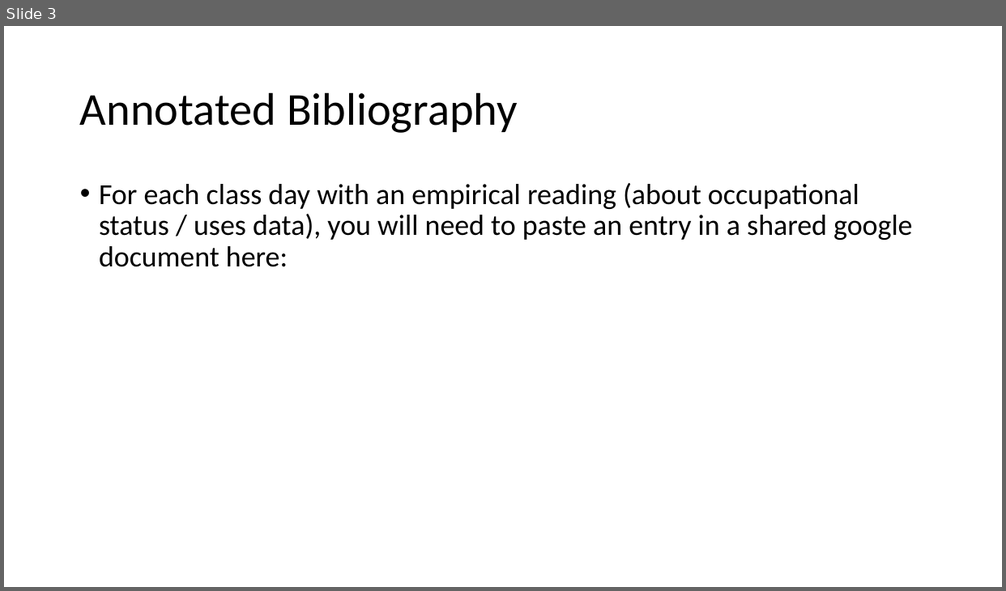
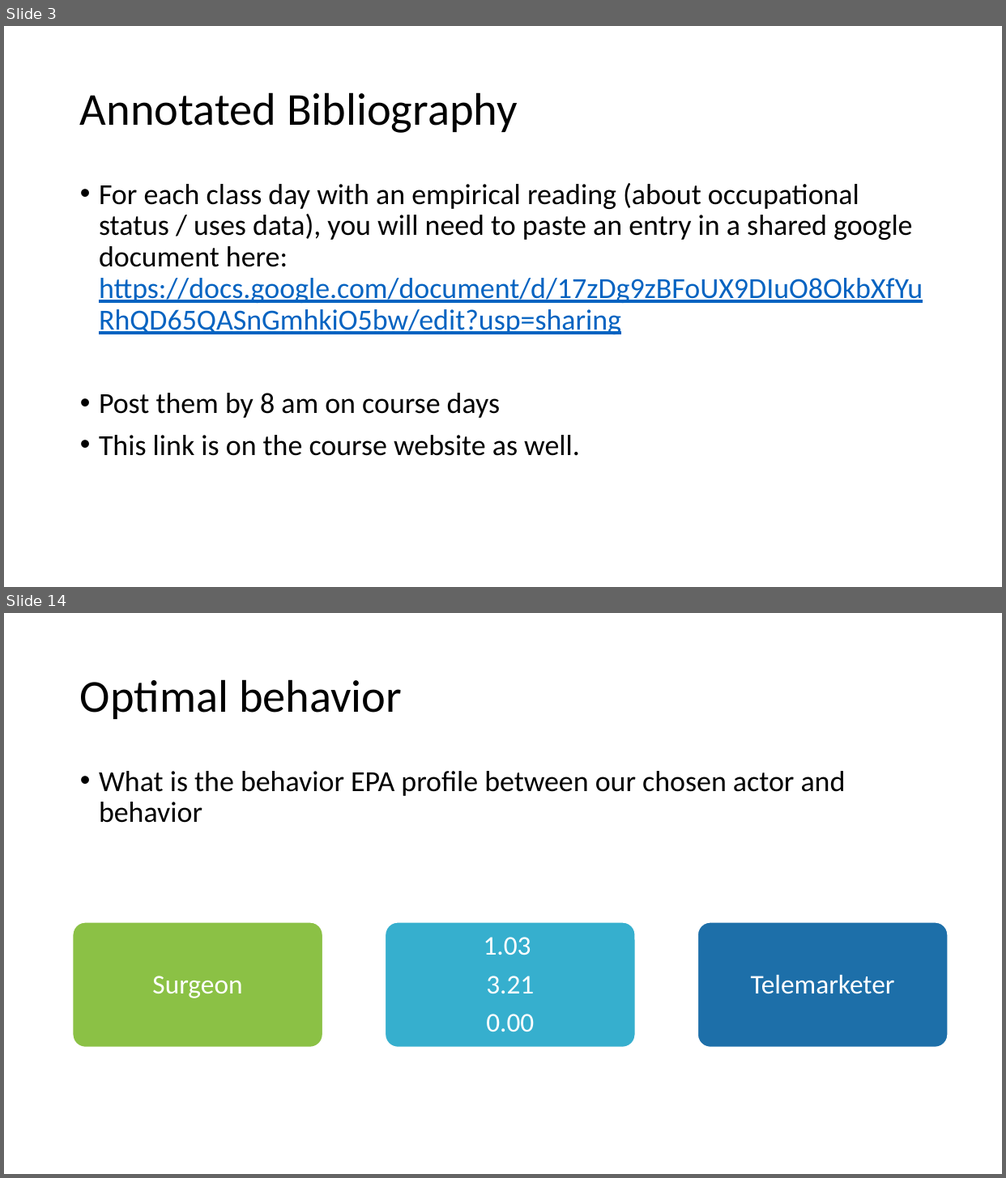
Before and after one commit to ekmaloney/soc490s, a slide deck: slides/feb17.pptx. Shown one above the other, each under a label of ours: slide 3 before the commit, slides 3 and 14 after it; the slides between them are not shown. The pictures are 1006x591 and 1006x1178 pixels, drawn with LibreOffice and Linux fonts; fonts in the diff are those of the drawing. Boxes give left, top, right and bottom in pixels: in the first picture for what was removed or moved away, otherwise in the second. Text is boxed around its words. In the diff, an @@ line names an element or a change of style, - is before the commit and + after.

```diff
--- a/slides/feb17.pptx
+++ b/slides/feb17.pptx
@@ slide 14 added at (x1=4, y1=613, x2=1002, y2=1174), background #FFFFFF @@
@@ title added at (x1=80, y1=679, x2=402, y2=719), 44 pt, text #000000 @@
+Optimal behavior
@@ text added at (x1=99, y1=771, x2=846, y2=823), 28 pt, text #000000 @@
+• What is the behavior EPA profile between our chosen actor and behavior
@@ group added at (x1=73, y1=922, x2=948, y2=1047): 3 rounded rectangles, 3 texts @@
+Surgeon
+1.03
+3.21
+0.00
+Telemarketer
@@ slide 3 changed as well @@
@@ text at (x1=99, y1=183, x2=923, y2=456): text changed @@
-• For each class day with an empirical reading (about occupational status / uses data), you will need to paste an entry in a shared google document here:
+• For each class day with an empirical reading (about occupational status / uses data), you will need to paste an entry in a shared google document here: https://docs.google.com/document/d/17zDg9zBFoUX9DIuO8OkbXfYuRhQD65QASnGmhkiO5bw/edit?usp=sharing
+• Post them by 8 am on course days
+• This link is on the course website as well.
```
Also in this commit, not shown: 2 other slides changed, 22 other slides added, 17 other files.
